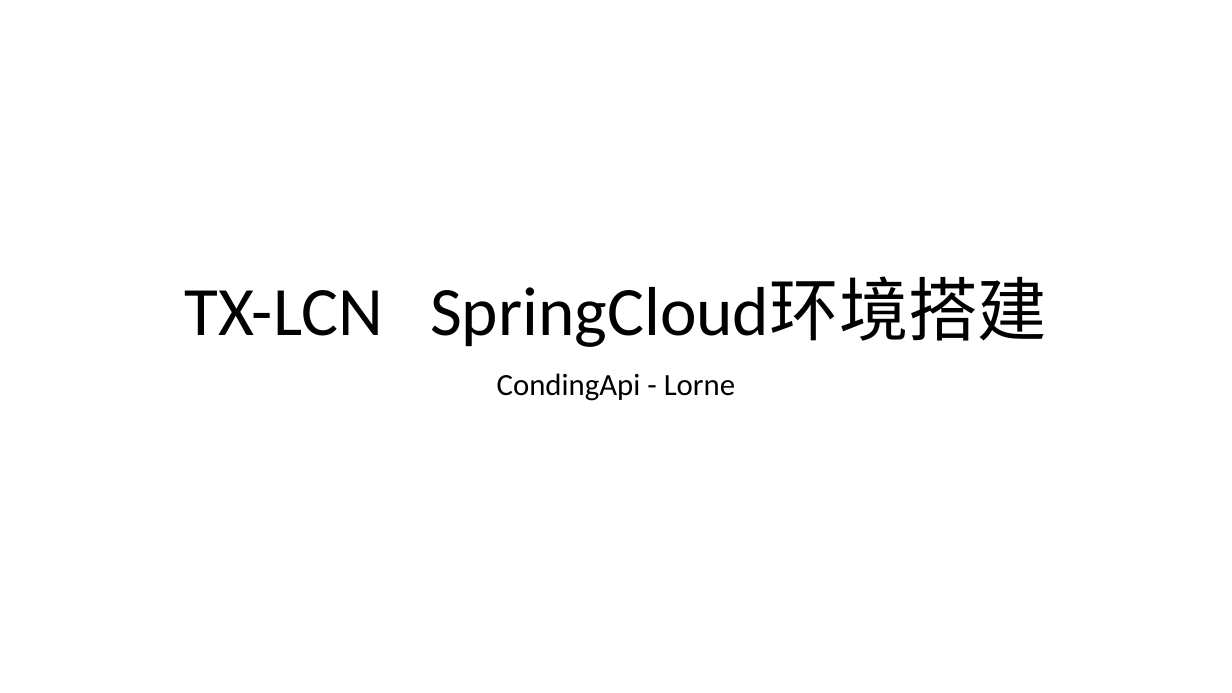
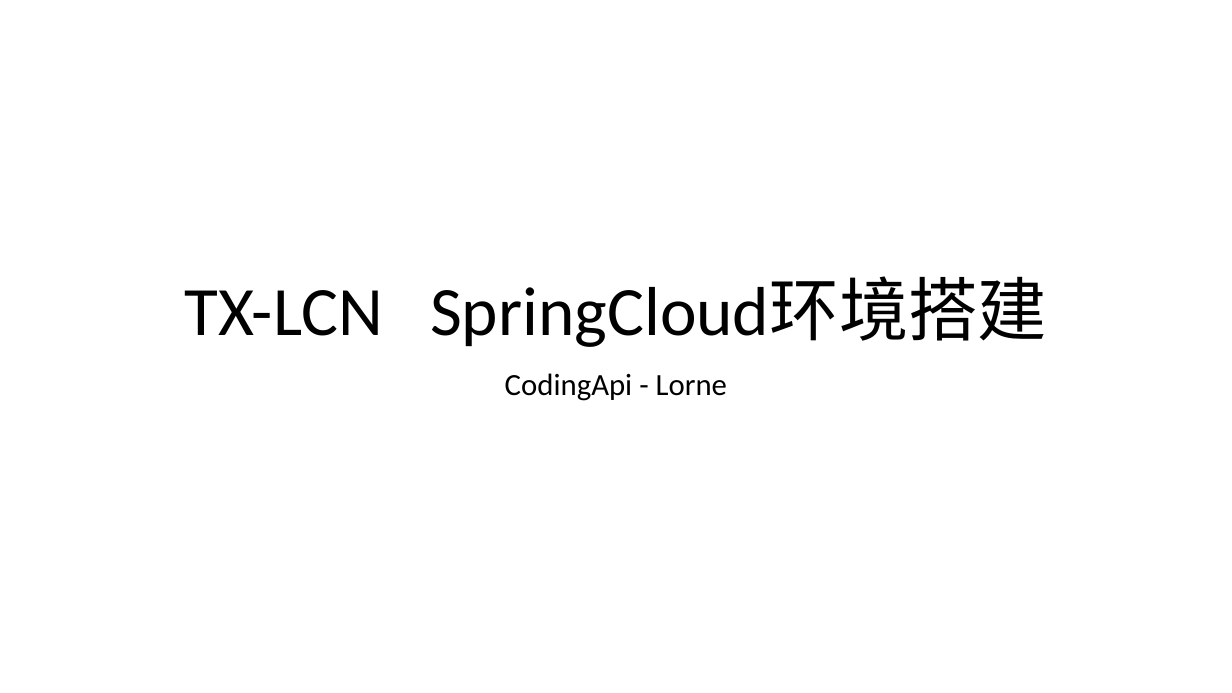
Before and after one commit to xlorne/bank-demo, a slide deck: slide 1 of TX-LCN-SpringCloud.pptx. Drawn at 1232x693 pixels with LibreOffice and Linux fonts; fonts in the diff are those of the drawing. Boxes give left, top, right and bottom in pixels: in the first picture for what was removed or moved away, otherwise in the second. Text is boxed around its words. In the diff, an @@ line names an element or a change of style, - is before the commit and + after.

Commit message:
CodingApi

```diff
--- a/TX-LCN-SpringCloud.pptx
+++ b/TX-LCN-SpringCloud.pptx
@@ subtitle at [505,373,727,401]: text changed @@
-CondingApi - Lorne
+CodingApi - Lorne
```
